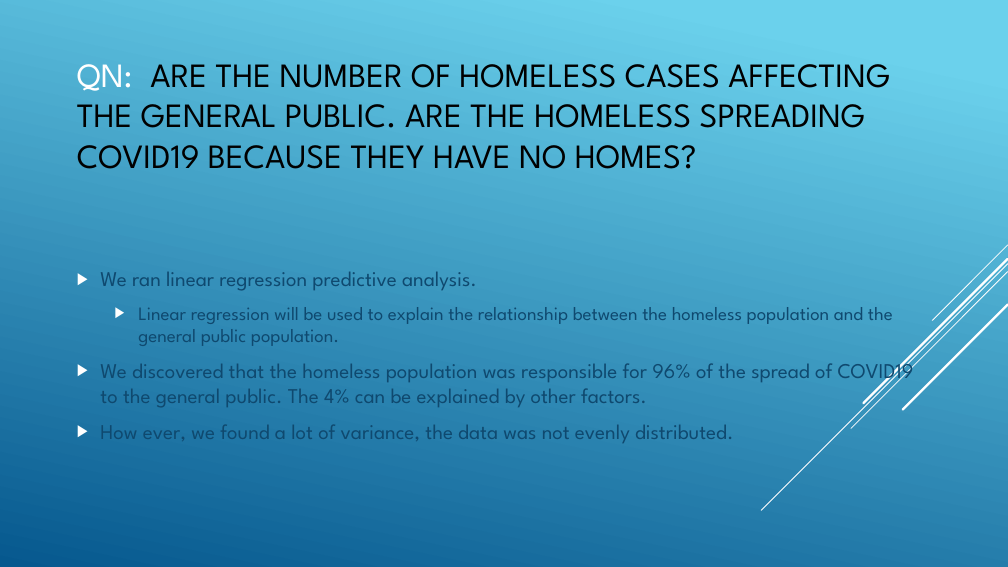
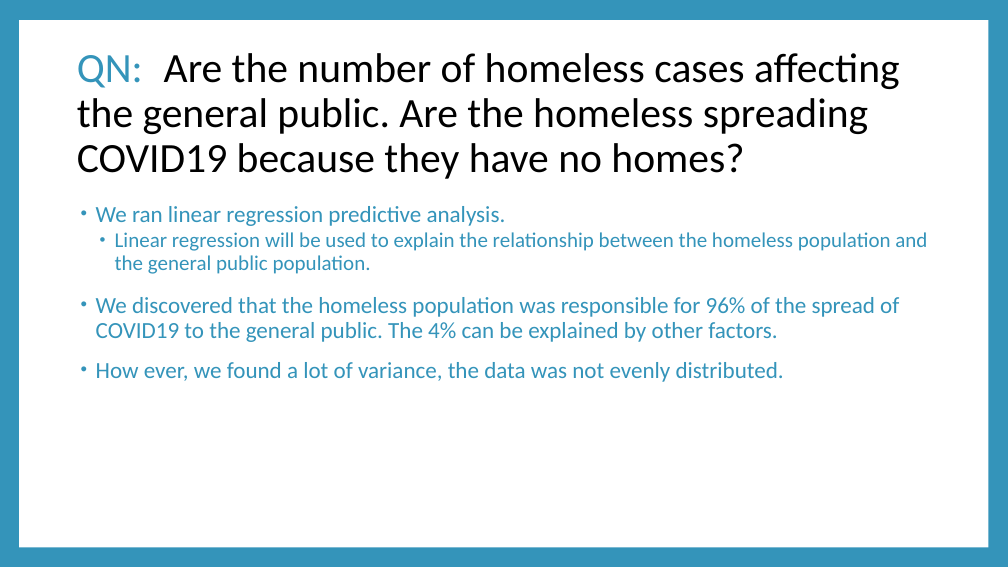
Before and after one commit to engmarkrezk/DFT_FinalProject, a slide deck: slide 19 of RecoverdDFTppt - Mark.pptx (slide 17 before the commit). Drawn at 1008x567 pixels with LibreOffice and Linux fonts; fonts in the diff are those of the drawing. Boxes give left, top, right and bottom in pixels: in the first picture for what was removed or moved away, otherwise in the second. Text is boxed around its words. In the diff, an @@ line names an element or a change of style, - is before the commit and + after.

```diff
--- a/RecoverdDFTppt - Mark.pptx
+++ b/RecoverdDFTppt - Mark.pptx
@@ background gradient #6ED2EB to #06588E to #3494BA @@
@@ rectangle added at <box>19,20,988,547</box>, fill #FFFFFF @@
@@ title at <box>77,53,900,179</box>: text changed; size 32.4 to 39.6 pt; font League Spartan to Calibri @@
-QN: ARE THE NUMBER OF HOMELESS CASES AFFECTING THE GENERAL PUBLIC. ARE THE HOMELESS SPREADING COVID19 BECAUSE THEY HAVE NO HOMES?
+QN: Are the number of homeless cases affecting the general public. Are the homeless spreading COVID19 because they have no homes?
@@ text "We ran linear regression predictive ..." at <box>96,206,927,382</box>: size 20 to 22 pt in "We ran linear regression predictive analysis.", "We discovered that the homeless population was ...", "How ever, we found a lot of ..."; font League Spartan to Calibri, text colour #0F496F to #3494BA; size 18 to 20 pt in "Linear regression will be used to explain ..."; bullet ▶ to •; line spacing 1 to 0.9; more space between paragraphs; bullet colour #FFFFFF to #3494BA; less space between paragraphs; vertical alignment middle to top @@
@@ group removed at <box>761,245,1008,510</box>: 5 lines @@
```
Also in this commit, not shown: 20 other slides changed, 4 slides added, 2 slides removed.
